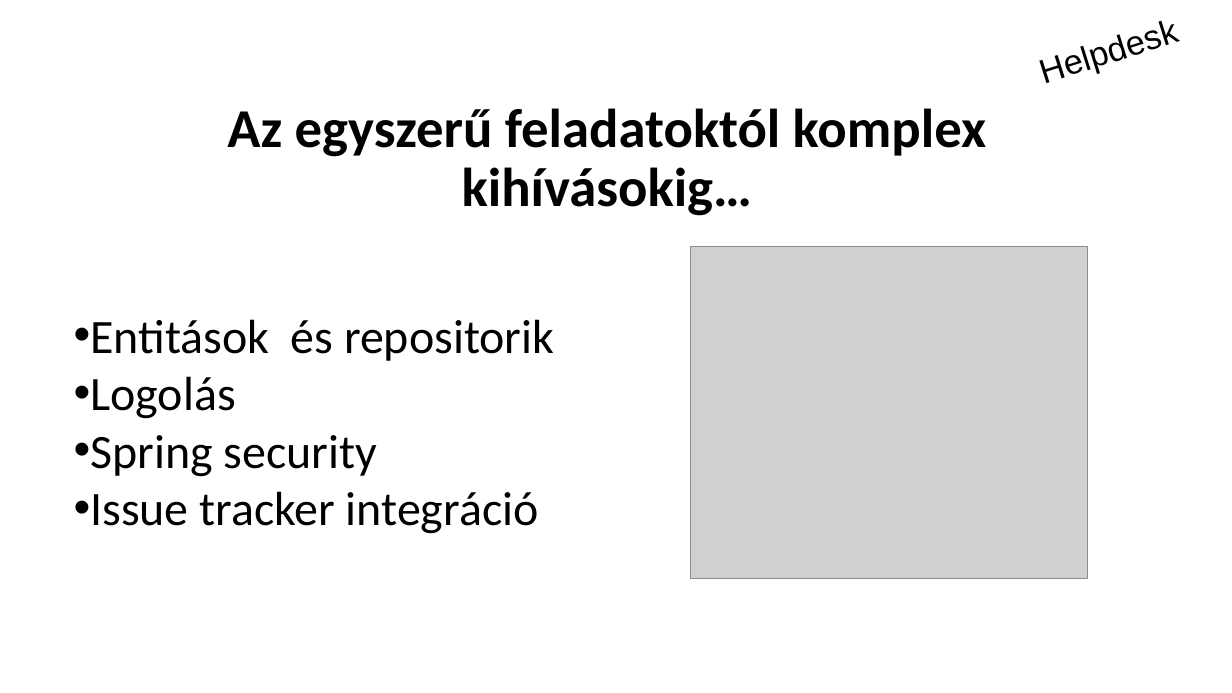
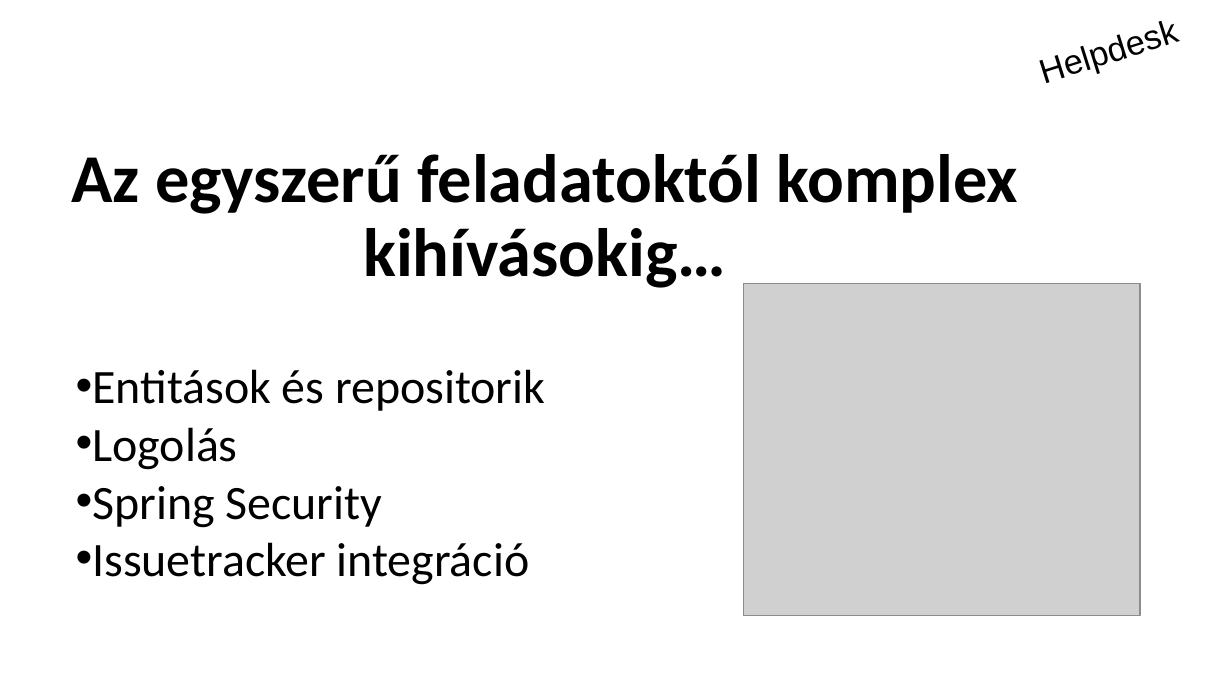
Before and after one commit to schonherz-java-ee-2016-q4/project, a slide deck: slide 4 of presentation/Helpdesk/Tóth László/toth_laszlo.pptx. Drawn at 1232x693 pixels with LibreOffice and Linux fonts; fonts in the diff are those of the drawing; grey boxes stand for pictures; background and template pictures are left out. Boxes give left, top, right and bottom in pixels: in the first picture for what was removed or moved away, otherwise in the second. Text is boxed around its words. In the diff, an @@ line names an element or a change of style, - is before the commit and + after.

```diff
--- a/presentation/Helpdesk/Tóth László/toth_laszlo.pptx
+++ b/presentation/Helpdesk/Tóth László/toth_laszlo.pptx
@@ title "Az egyszerű feladatoktól komplex kihívásokig…": place and size @@
-title "Az egyszerű feladatoktól komplex kihívásokig…" at [227,108,986,216]
+title "Az egyszerű feladatoktól komplex kihívásokig…" at [71,154,1019,288]
@@ title "Az egyszerű feladatoktól komplex kihívásokig…" at [71,154,1019,288]: size 32 to 40 pt @@
@@ picture: place and size @@
-picture at [691,246,1088,579]
+picture at [743,283,1140,616]
@@ text "Entitások és repositorik": place and size @@
-text "Entitások és repositorik" at [90,319,554,534]
+text "Entitások és repositorik" at [92,369,545,585]
@@ text at [92,486,530,585]: text changed @@
-• Spring security
-• Issue tracker integráció
+• Spring Security
+• Issuetracker integráció
```
Also in this commit, not shown: 6 other slides changed.
